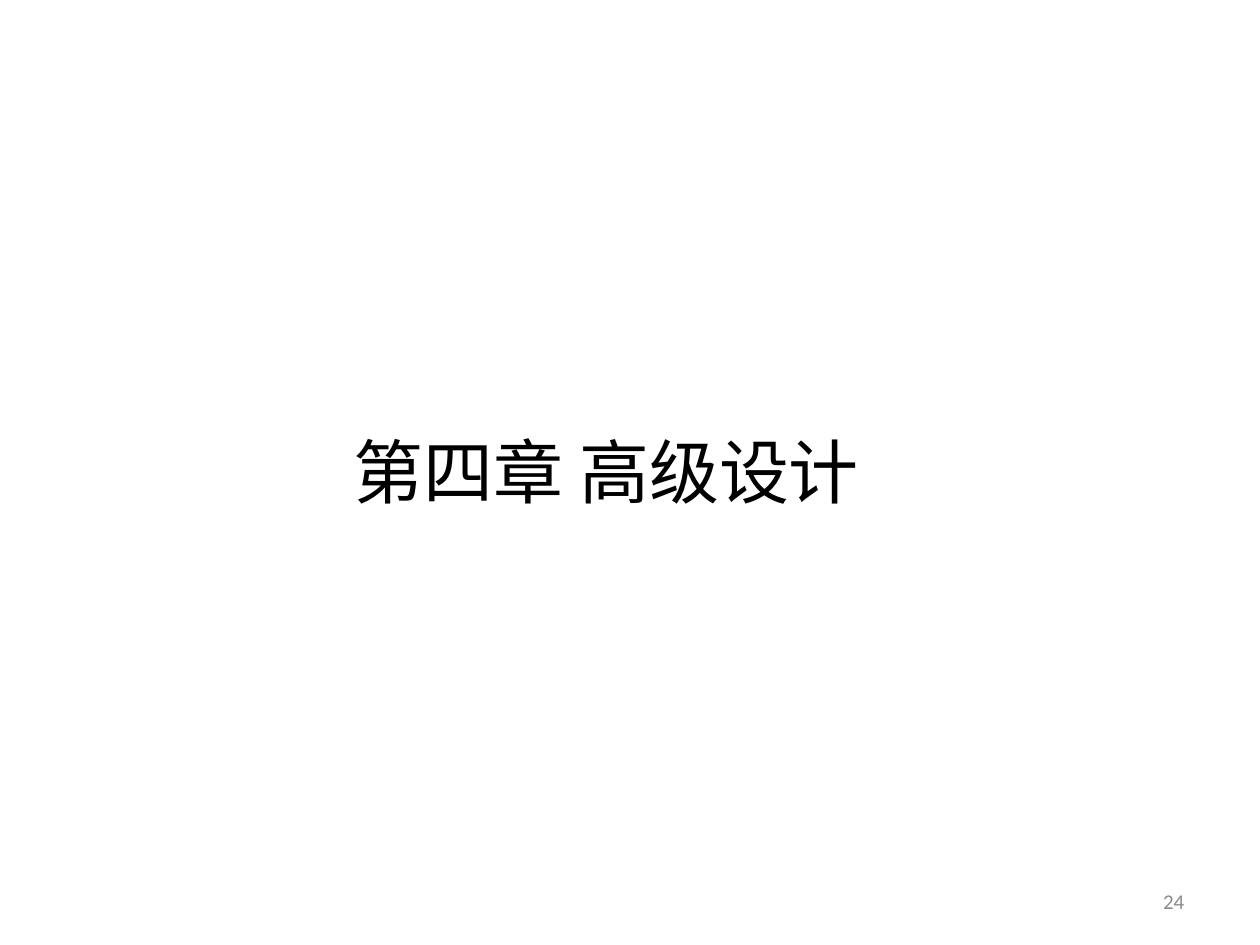
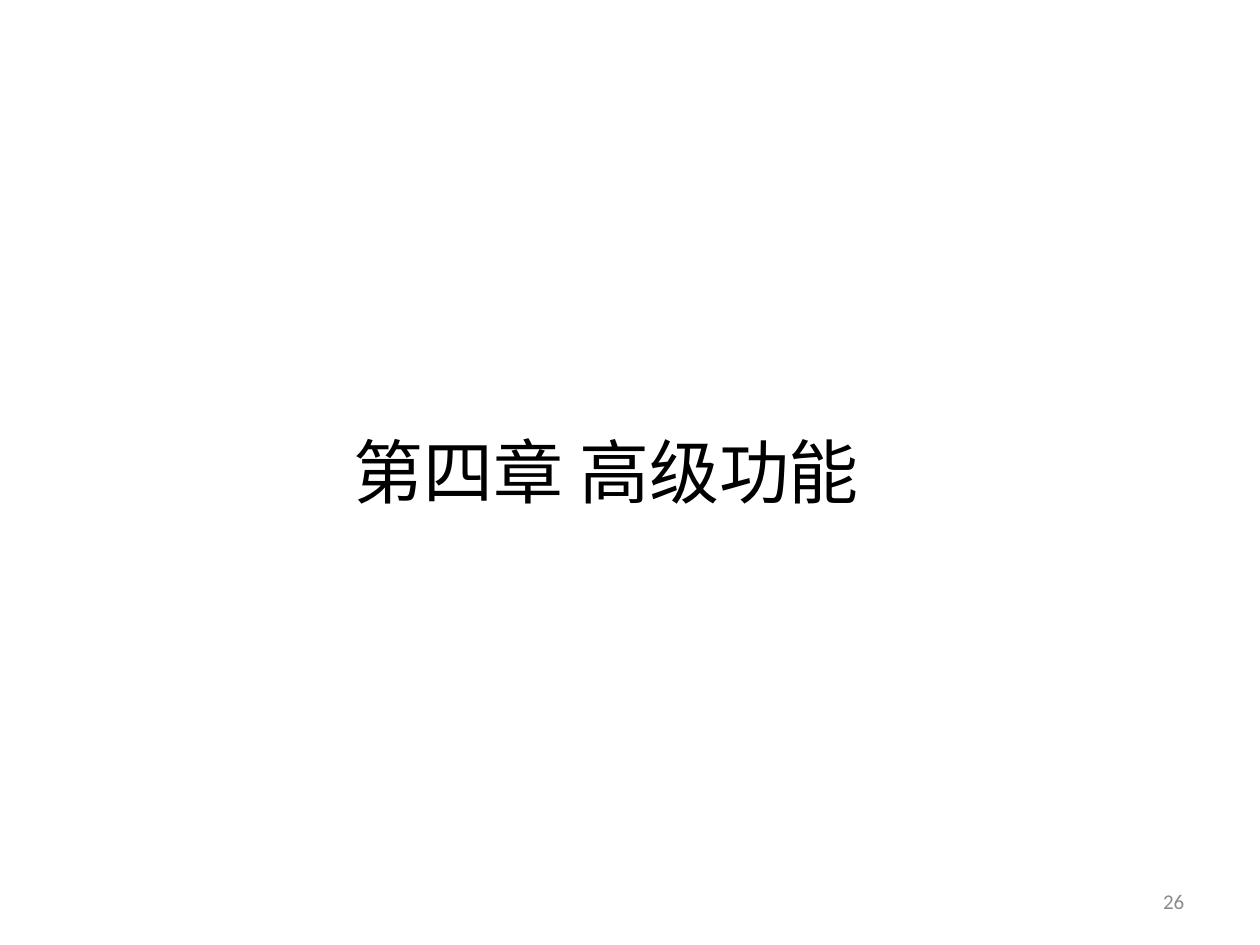
Before and after one commit to yessur3808/neural, a slide deck: slide 26 of docs/Neural_设计方案_V1.3.pptx (slide 24 before the commit). Drawn at 1260x945 pixels with LibreOffice and Linux fonts; fonts in the diff are those of the drawing. Boxes give left, top, right and bottom in pixels: in the first picture for what was removed or moved away, otherwise in the second. Text is boxed around its words. In the diff, an @@ line names an element or a change of style, - is before the commit and + after.

Commit message:
设计方案

```diff
--- a/docs/Neural_设计方案_V1.3.pptx
+++ b/docs/Neural_设计方案_V1.3.pptx
@@ title at <box>354,438,859,504</box>: text changed @@
-第四章 高级设计
+第四章 高级功能
@@ page number at <box>1163,895,1184,909</box>: text changed @@
-24
+26
```
Also in this commit, not shown: 16 other slides changed, 9 slides added, 1 slide removed.
